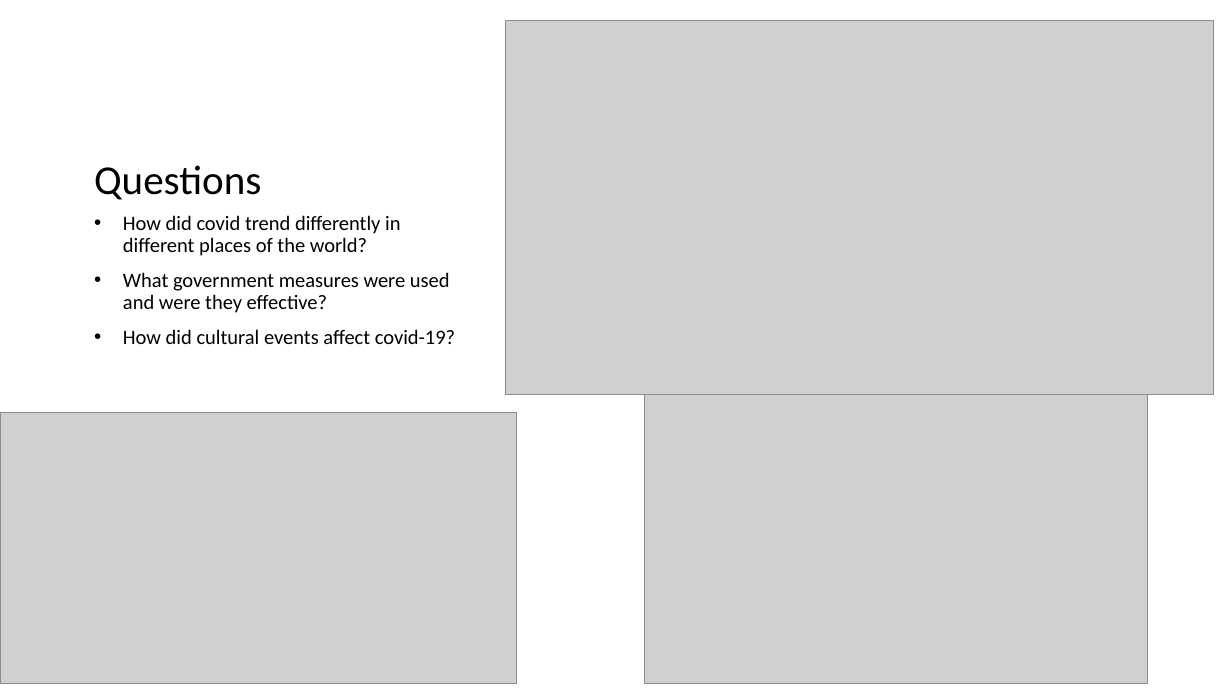
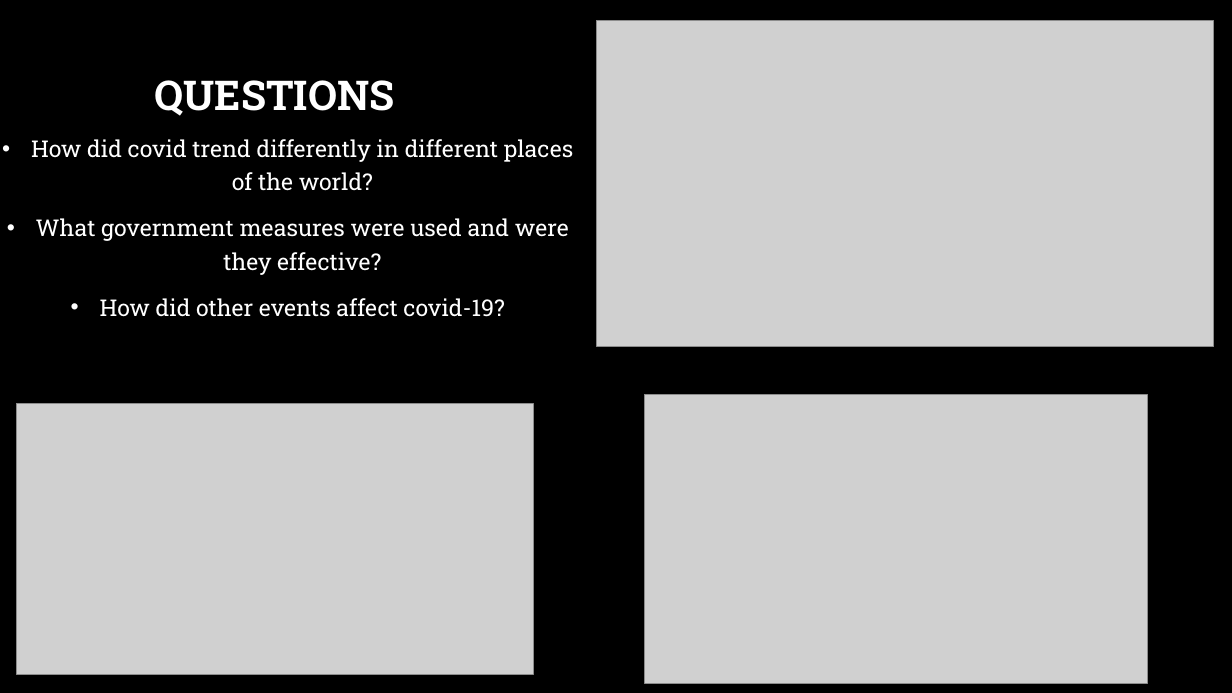
Before and after one commit to worde-byte/CSC324-repository, a slide deck: slide 3 of Presentation-Documentation/Final Presentation.pptx (slide 2 before the commit). Drawn at 1232x693 pixels with LibreOffice and Linux fonts; fonts in the diff are those of the drawing; grey boxes stand for pictures; background and template pictures are left out. Boxes give left, top, right and bottom in pixels: in the first picture for what was removed or moved away, otherwise in the second. Text is boxed around its words. In the diff, an @@ line names an element or a change of style, - is before the commit and + after.

```diff
--- a/Presentation-Documentation/Final Presentation.pptx
+++ b/Presentation-Documentation/Final Presentation.pptx
@@ background #FFFFFF to picture (left out) @@
@@ picture: place and size @@
-picture at bbox=[506, 21, 1214, 396]
+picture at bbox=[597, 21, 1214, 347]
@@ title at bbox=[155, 80, 394, 116]: text changed; font Calibri to Roboto Slab; text colour #000000 to #FFFFFF; bold on @@
-Questions
+QUESTIONS
@@ text "How did covid trend differently ...": place and size @@
-text "How did covid trend differently ..." at bbox=[123, 215, 455, 344]
+text "How did covid trend differently ..." at bbox=[31, 139, 573, 317]
@@ text at bbox=[31, 139, 573, 275]: size 16 to 18 pt, font Calibri to Roboto Slab, text colour #000000 to #FFFFFF in "How did covid trend differently in different ...", "What government measures were used and were ..."; alignment left to centre; line spacing 0.9 to 1.2 @@
@@ text at bbox=[100, 298, 504, 317]: text changed; size 16 to 18 pt; font Calibri to Roboto Slab; text colour #000000 to #FFFFFF @@
-• How did cultural events affect covid-19?
+• How did other events affect covid-19?
@@ picture: place and size @@
-picture at bbox=[0, 412, 517, 683]
+picture at bbox=[17, 404, 533, 675]
```
Also in this commit, not shown: 2 other slides changed, 1 slide added.
